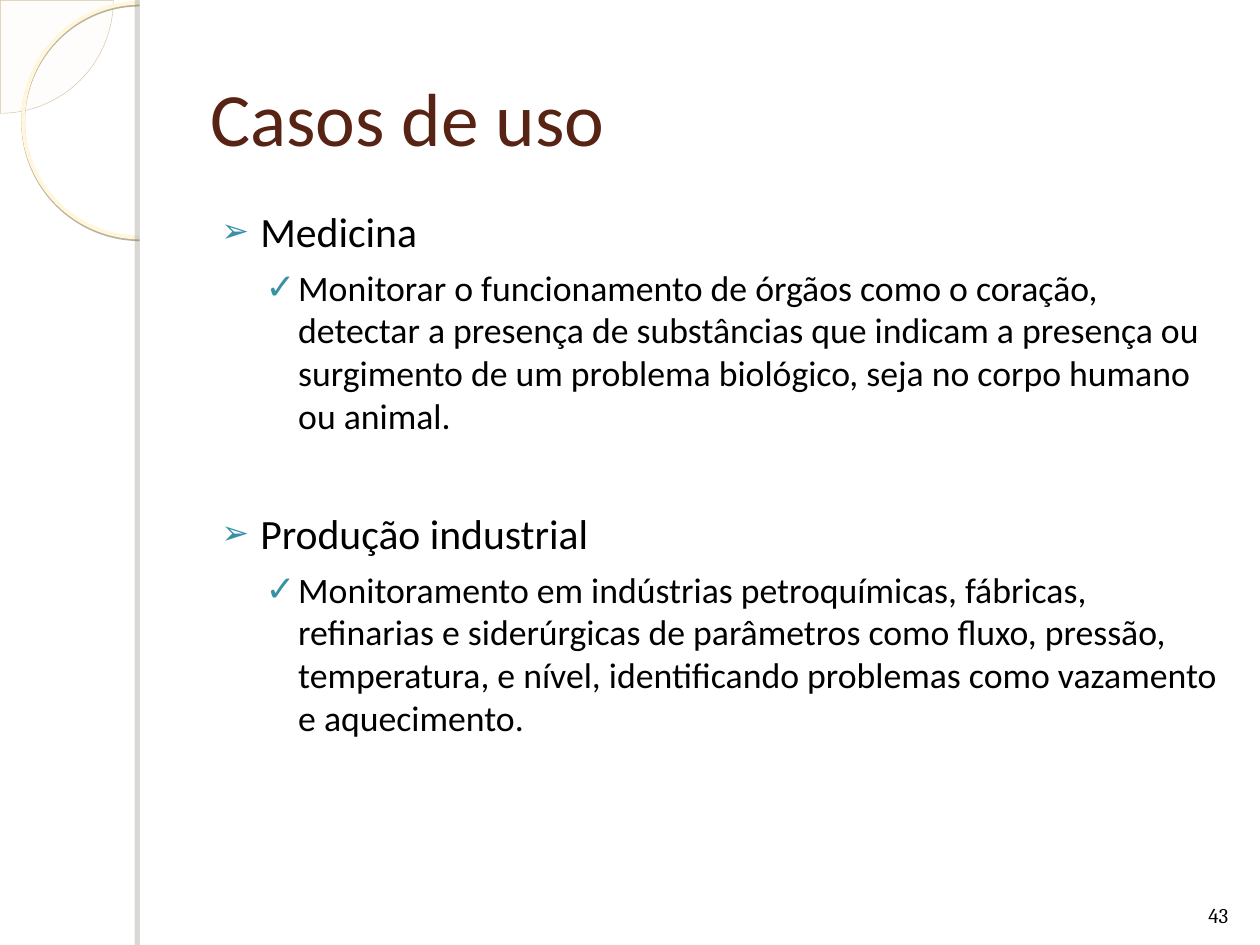
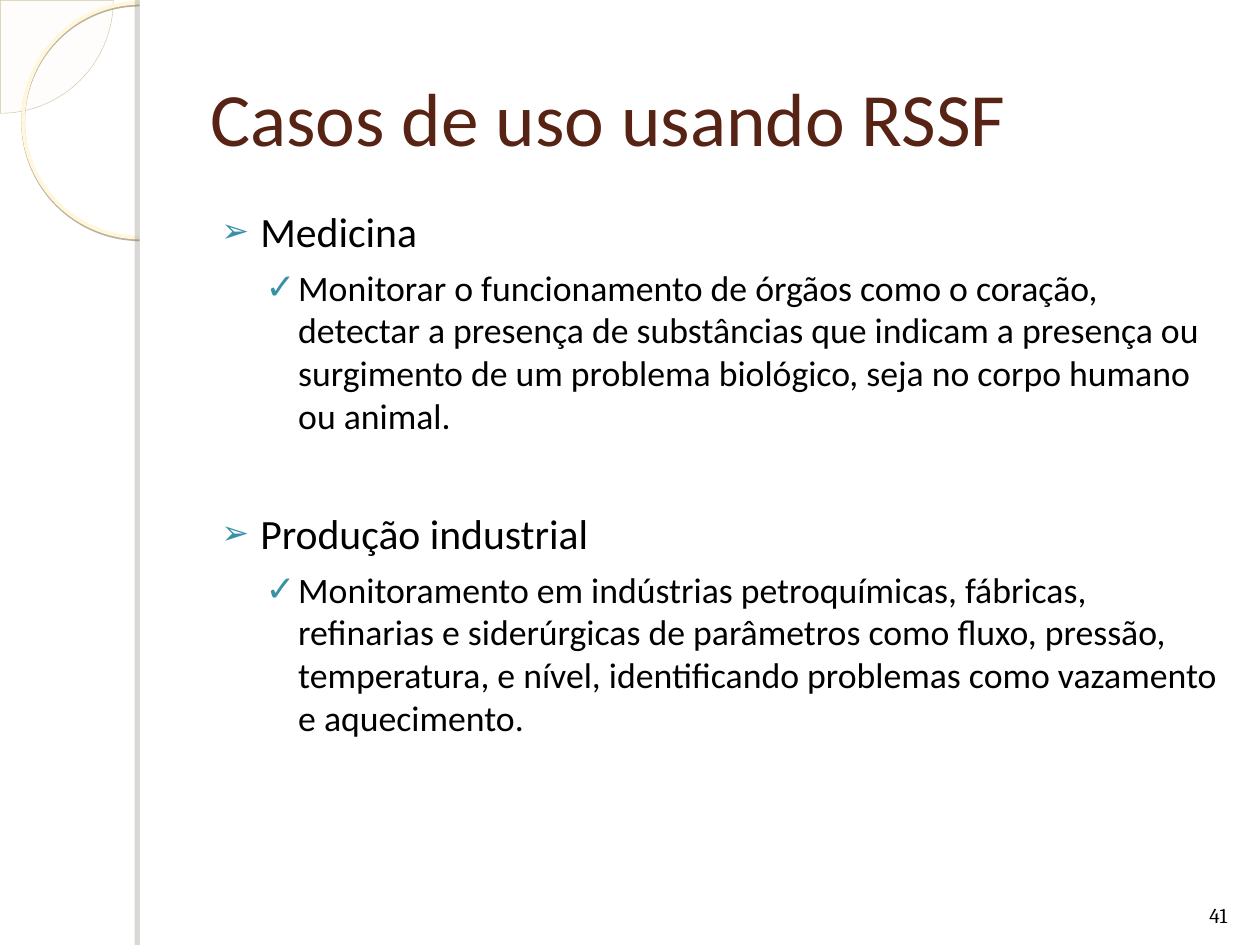
Before and after one commit to humbertogaliza/relatorio-mob655, a slide deck: slide 41 of Apresentação Redes Autonômicas.ppt (slide 43 before the commit). Drawn at 1260x945 pixels with LibreOffice and Linux fonts; fonts in the diff are those of the drawing; background and template pictures are left out. Boxes give left, top, right and bottom in pixels: in the first picture for what was removed or moved away, otherwise in the second. Text is boxed around its words. In the diff, an @@ line names an element or a change of style, - is before the commit and + after.

```diff
--- a/Apresentação Redes Autonômicas.ppt
+++ b/Apresentação Redes Autonômicas.ppt
@@ title at [210, 93, 1005, 147]: text changed @@
-Casos de uso
+Casos de uso usando RSSF
@@ page number at [1209, 909, 1227, 923]: text changed @@
-43
+41
```
Also in this commit, not shown: 4 other slides changed, 2 slides removed, 1 other file.
